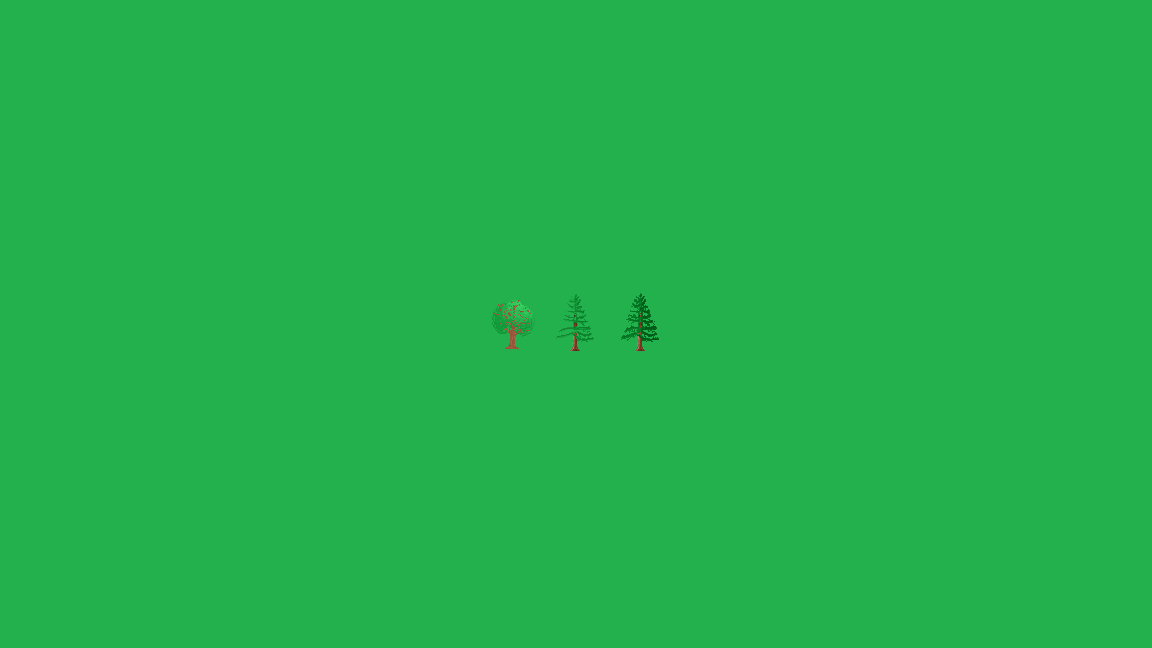
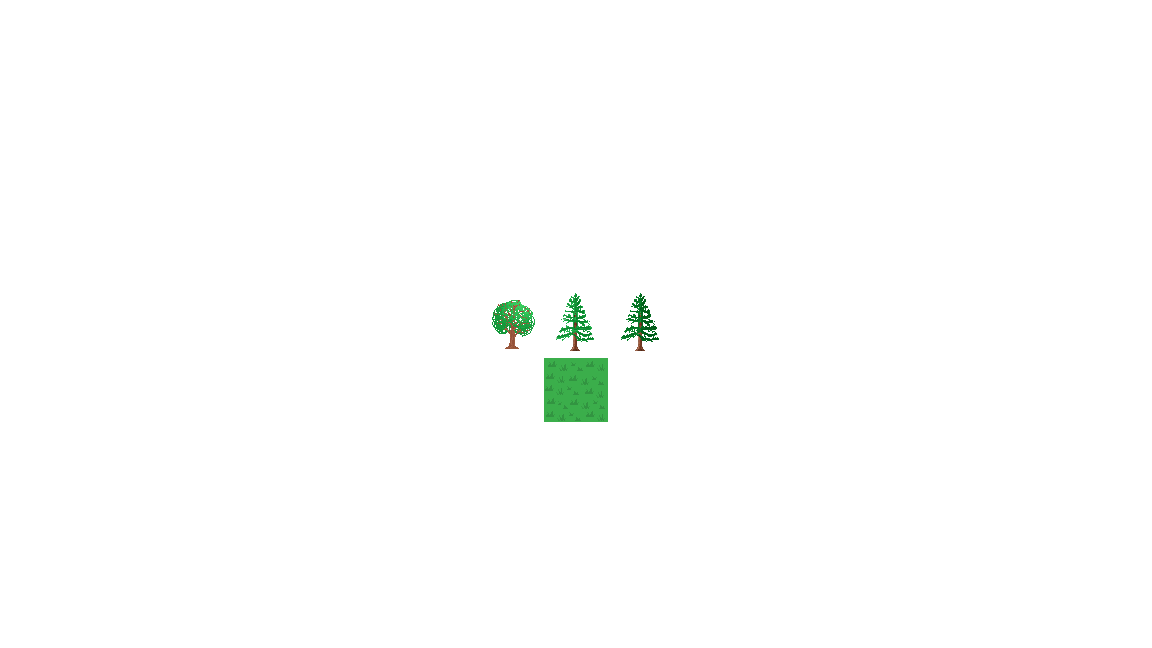
Layered file, before and after one edit (1152 × 648). Changes by layer:
renamed "tilemaps_base.png" to "grassMiddle.png", moved it above "tree3.png", painted on it over <box>0,0,1152,648</box>
